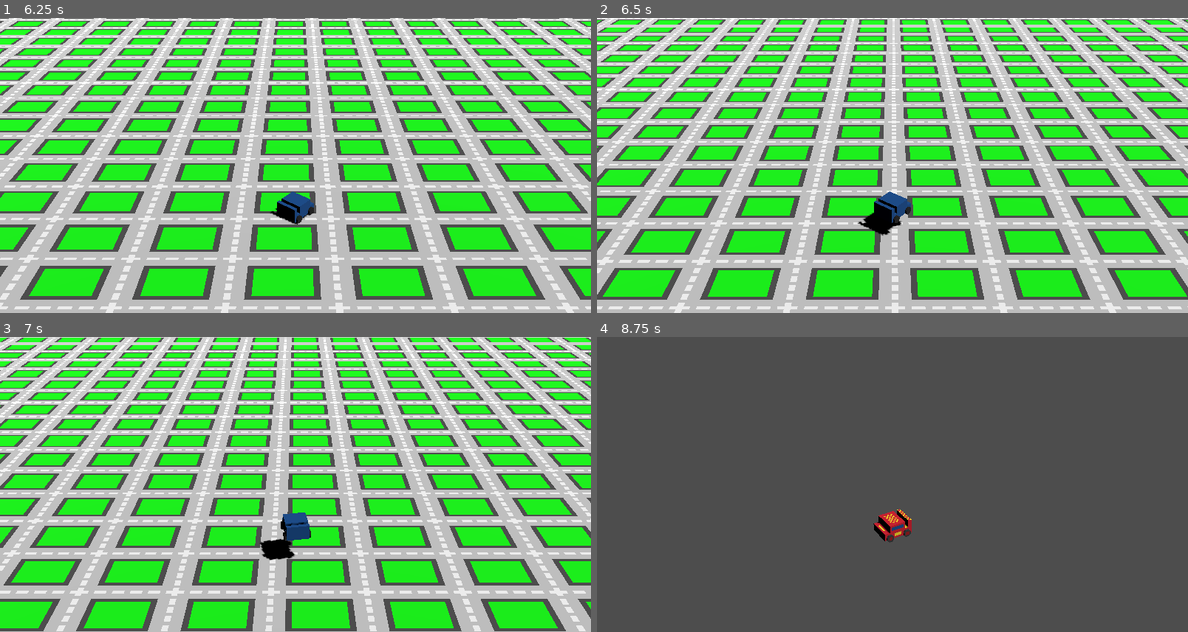
Above: before the commit, frames 1-4 (two rows, left to right).
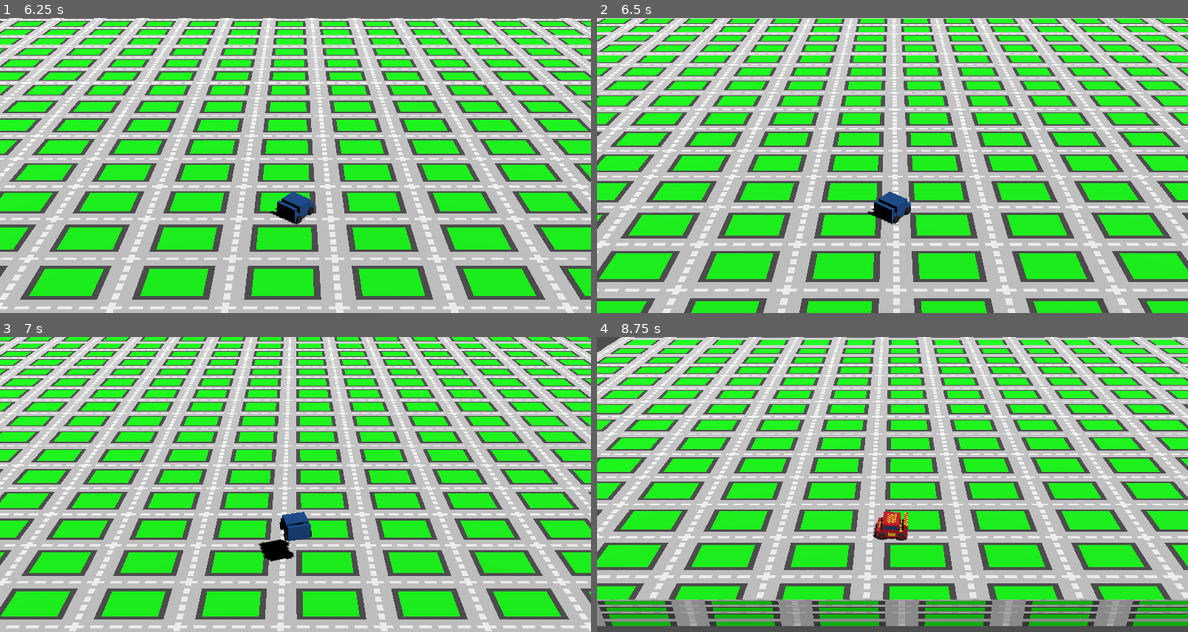
Above: after the commit, the same moments.

Repository: KYOHEI-ABC/CARS
Game: Godot game, scene res://main.tscn
Same seed, same stepped clock (60 frames per second), same inputs: the game is played once before the commit and once after it.
Inputs:
- Up to frame 1 (6.25 s): tap Enter at 0.5, 1.35, 2.85, 4.35, 5.85 s; hold D 0.53-1.28 s; tap Shift every 1.5 s from 0.6 to 5.1 s; tap Space at 0.77, 1.52, 3.02, 3.77, 4.52, 6.02 s; hold S 1.28-2.03 s; hold D 2.03-2.78 s; hold W 2.78-3.53 s; hold A 3.53-5.03 s; hold S 5.03-5.78 s; hold D from 5.78 s (still down)
- Up to frame 2 (6.5 s): keep holding D
- Up to frame 3 (7 s): release D at 6.53 s; hold W from 6.53 s (still down); tap Shift at 6.6 s; tap Space at 6.77 s
- Up to frame 4 (8.75 s): release W at 7.28 s; hold D 7.28-8.03 s; tap Enter at 7.35 s; tap Space at 7.52 s; hold S from 8.03 s (still down); tap Shift at 8.1 s

Frame 1 is identical in both runs. In frame 2, 66% of the frame differs, in the area x 0-100%, y 0-100%; in frame 3, 62%; in frame 4, 83%, in the area x 0-100%, y 0-98%.

Commit message:
Adjust selection distance for improved gameplay mechanics

Diff:
--- a/main.tscn
+++ b/main.tscn
@@ -18,6 +18,9 @@
 material = SubResource("StandardMaterial3D_0xm2m")
 size = Vector3(64, 1, 64)
 
+[sub_resource type="BoxShape3D" id="BoxShape3D_lquwl"]
+size = Vector3(64, 64, 4)
+
 [node name="Main" type="Node" node_paths=PackedStringArray("camera", "models_node")]
 script = ExtResource("1_ig7tw")
 camera = NodePath("Environment/Camera3D")
@@ -34,6 +37,22 @@
 [node name="MeshInstance3D" type="MeshInstance3D" parent="Environment/StaticBody3D/CollisionShape3D"]
 mesh = SubResource("BoxMesh_0xm2m")
 
+[node name="CollisionShape3D2" type="CollisionShape3D" parent="Environment/StaticBody3D"]
+transform = Transform3D(1, 0, 0, 0, 1, 0, 0, 0, 1, 0, 0, 32)
+shape = SubResource("BoxShape3D_lquwl")
+
+[node name="CollisionShape3D3" type="CollisionShape3D" parent="Environment/StaticBody3D"]
+transform = Transform3D(1, 0, 0, 0, 1, 0, 0, 0, 1, 0, 0, -32)
+shape = SubResource("BoxShape3D_lquwl")
+
+[node name="CollisionShape3D4" type="CollisionShape3D" parent="Environment/StaticBody3D"]
+transform = Transform3D(-4.37114e-08, 0, 1, 0, 1, 0, -1, 0, -4.37114e-08, 32, 0, 0)
+shape = SubResource("BoxShape3D_lquwl")
+
+[node name="CollisionShape3D5" type="CollisionShape3D" parent="Environment/StaticBody3D"]
+transform = Transform3D(-4.37114e-08, 0, 1, 0, 1, 0, -1, 0, -4.37114e-08, -32, 0, 0)
+shape = SubResource("BoxShape3D_lquwl")
+
 [node name="Camera3D" type="Camera3D" parent="Environment"]
 transform = Transform3D(1, 0, 0, 0, 0.866025, 0.5, 0, -0.5, 0.866025, 0, 10, 15)
 fov = 30.0
--- a/scripts/main.gd
+++ b/scripts/main.gd
@@ -3,7 +3,7 @@
 
 const ROTATION_THRESHOLD: float = 0.03
 const MODEL_Y_OFFSET: float = -0.5
-const SELECTION_DISTANCE: float = 8.0
+const SELECTION_DISTANCE: float = 5.0
 
 @export var camera: Camera3D
 @export var models_node: Node
Not shown: 1 places in main.tscn that only renumber resources
